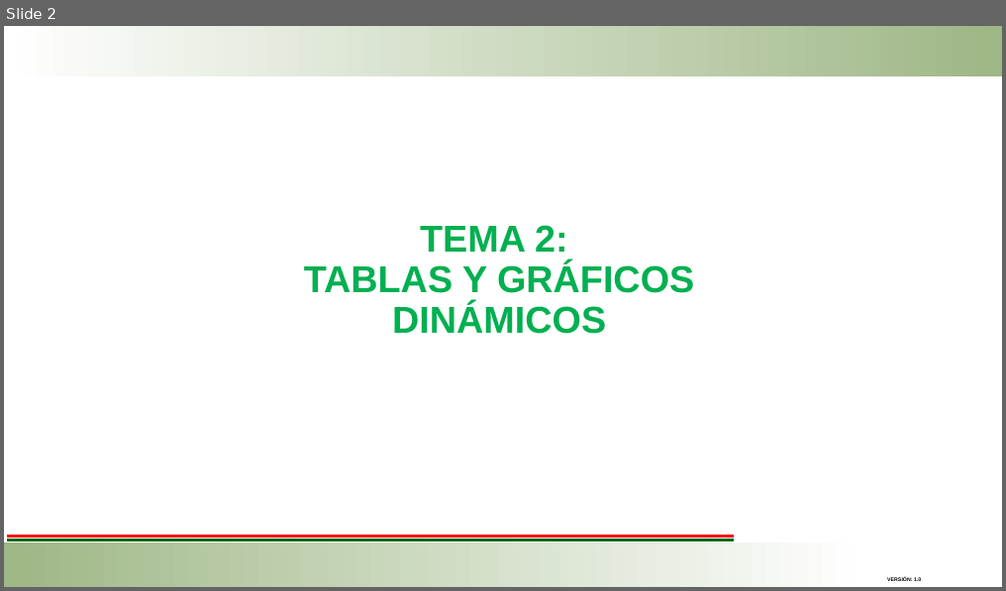
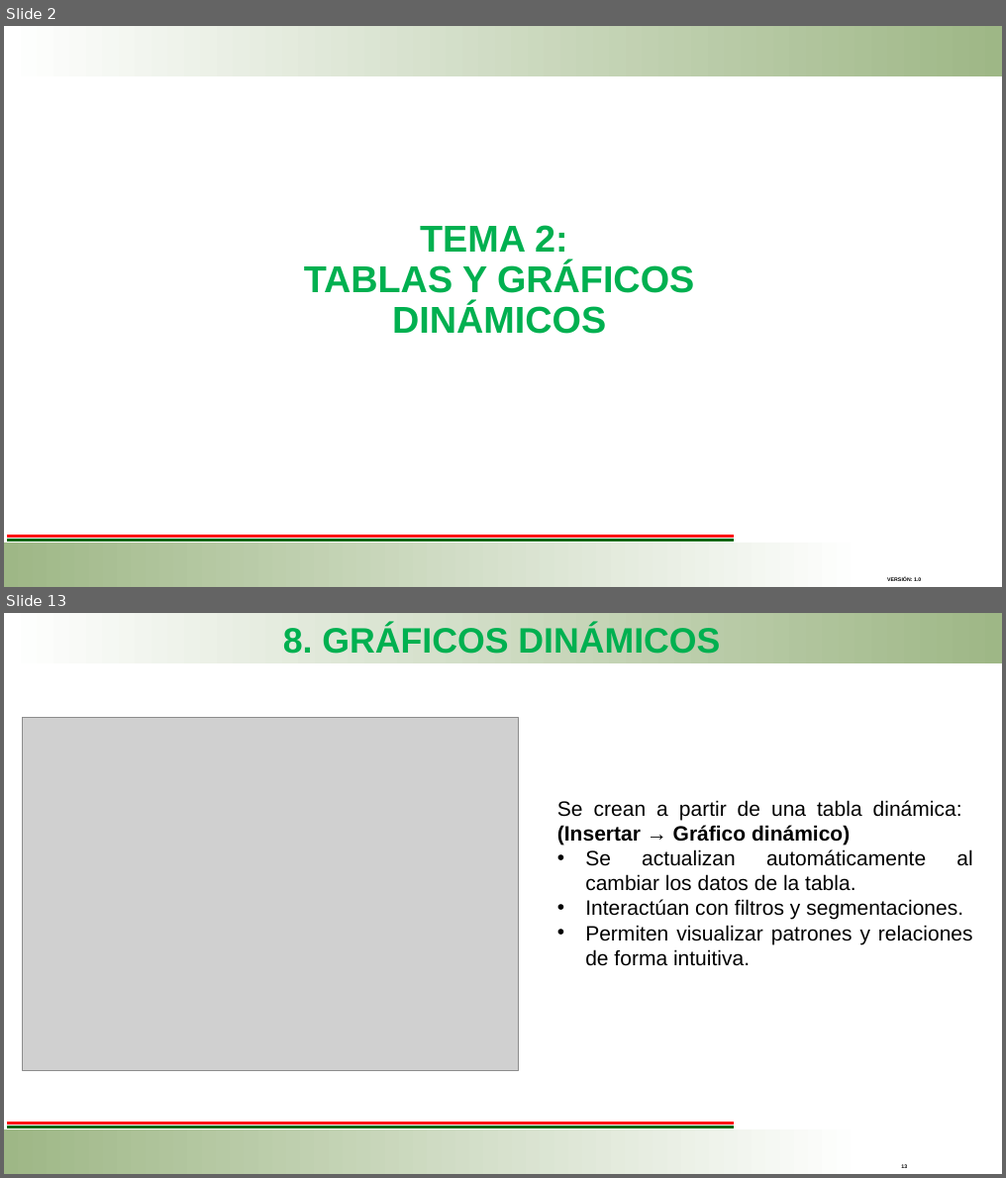
Before and after one commit to ejmerino/software-engineering, a slide deck: Vinculacion/Presentación Aplicacion de Tablas y Graficos Dinamicos.pptx. Shown one above the other, each under a label of ours: slide 2 before the commit, slides 2 and 13 after it; the slides between them are not shown. The pictures are 1006x591 and 1006x1178 pixels, drawn with LibreOffice and Linux fonts; fonts in the diff are those of the drawing; grey boxes stand for pictures; background and template pictures are left out. Boxes give left, top, right and bottom in pixels: in the first picture for what was removed or moved away, otherwise in the second. Text is boxed around its words. In the diff, an @@ line names an element or a change of style, - is before the commit and + after.

```diff
--- a/Vinculacion/Presentación Aplicacion de Tablas y Graficos Dinamicos.pptx
+++ b/Vinculacion/Presentación Aplicacion de Tablas y Graficos Dinamicos.pptx
@@ slide 13 added at <box>4,613,1002,1174</box>, background #FFFFFF; not listed: 4 template elements that a slide beside it also shows @@
@@ text added at <box>283,626,720,654</box>, 34 pt, text #00B050, bold @@
+8. GRÁFICOS DINÁMICOS
@@ picture added at <box>22,718,519,1071</box> @@
@@ text added at <box>557,800,973,966</box>, 20 pt, text #000000 @@
+Se crean a partir de una tabla dinámica: (Insertar → Gráfico dinámico)
+• Se actualizan automáticamente al cambiar los datos de la tabla.
+• Interactúan con filtros y segmentaciones.
+• Permiten visualizar patrones y relaciones de forma intuitiva.
@@ page number added at <box>901,1164,907,1170</box>, 5 pt, text #000000, bold @@
+13
```
Also in this commit, not shown: 2 slides changed, 12 other slides added, 40 slides removed.
